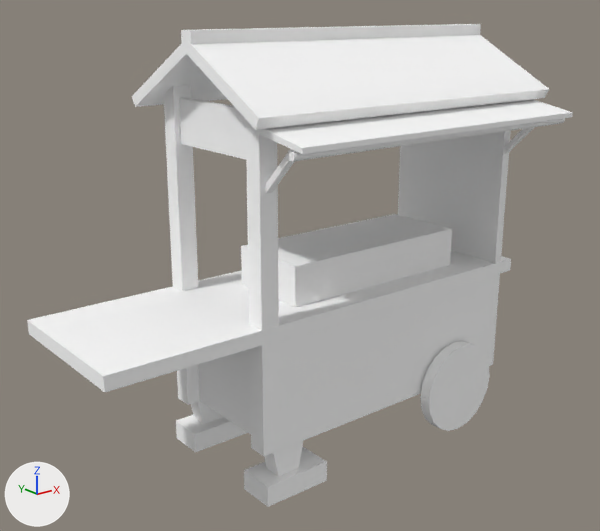
An edit to the glTF model Data/Models/Oden_Title_Stage/Oden_Title_Yatai.gltf, drawn before and after from the same camera.
One viewpoint serves both versions: a camera (50 mm lens) standing at (-55.7, -61.9, 44.2) and looking at (-7.4, -1.6, 20.1). The lights are fixed; the arrows at lower left show +X, +Y and +Z. The picture after the commit comes second. Where no turn or scale is listed for an object, it has been applied to the vertices.

Before the edit, the objects in view are built like this:
```python
ob_pcube1 = bpy.data.objects.new('pCube1', me_mesh_11)
ob_pcube1.location = (0.0, 0.0, 20.0)
ob_pcube2 = bpy.data.objects.new('pCube2', me_mesh_6)
ob_pcube2.location = (0.0, 0.0, 34.13)
ob_pcube3 = bpy.data.objects.new('pCube3', me_mesh_4)
ob_pcube3.location = (0.0, 0.0, 8.54)
ob_pcube4 = bpy.data.objects.new('pCube4', me_mesh_9)
ob_pcube4.location = (0.0, 0.0, 9.89)
ob_pcube5 = bpy.data.objects.new('pCube5', me_mesh_0)
ob_pcube5.location = (-12.92, -6.27, 1.73)
ob_pcube7 = bpy.data.objects.new('pCube7', me_mesh_8)
ob_pcube7.location = (0.0, -0.57, 19.4)
ob_pcube8 = bpy.data.objects.new('pCube8', me_mesh_12)
ob_pcube8.location = (0.0, 0.0, 41.58)
ob_pcube9 = bpy.data.objects.new('pCube9', me_mesh_5)
ob_pcube9.location = (0.0, -15.73, 34.88)
ob_pcylinder1 = bpy.data.objects.new('pCylinder1', me_mesh_2)
ob_pcylinder1.location = (8.67, -8.76, 5.49)
# also in view: 'pCube6' at (-13.5, 0.0, 3.7); 'pCube11' at (-15.6, 0.0, 33.9); 'pCylinder2' at (0.0, -12.7, 33.3); 'pCube10' at (0.0, -9.5, 31.7)
```
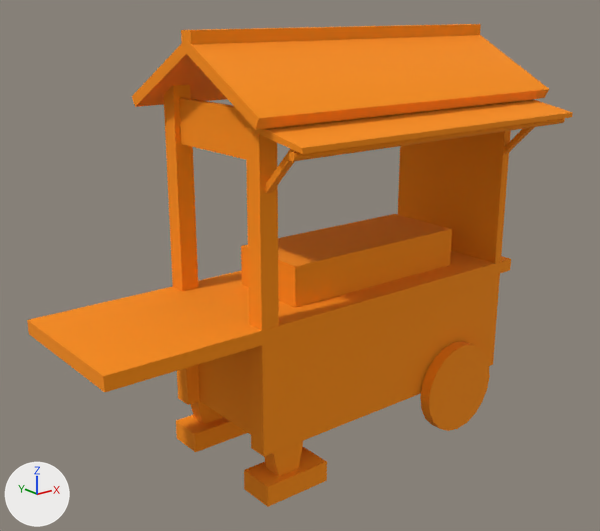
Changed parts and their boxes [x1, y1, x2, y2] in the pictures (600 x 531 px):
'pCube2', recoloured (white to orange): [132, 35, 549, 130] in both
'pCube1', recoloured (white to orange): [164, 84, 511, 456] in both
'pCube4', recoloured (white to orange): [27, 251, 511, 392] in both
'pCube3', recoloured (white to orange): [198, 275, 494, 450] in both
'pCube7', recoloured (white to orange): [241, 214, 452, 308] in both
'pCube9', recoloured (white to orange): [250, 99, 573, 154] in both
'pCylinder1', recoloured (white to orange): [420, 341, 490, 431] in both
'pCube5', recoloured (white to orange): [176, 415, 327, 507] in both
'pCube8', recoloured (white to orange): [181, 24, 481, 44] in both
'pCube11', recoloured (white to orange): [179, 98, 246, 159] in both
'pCylinder2', recoloured: [289, 118, 565, 162] in both
'pCube6', recoloured: [191, 401, 303, 477] in both
'pCube10', recoloured: [265, 127, 535, 194] in both

What changed in the scene script:
```text
Change mat_standardsurface1:
    mat_standardsurface1.base_color: (1.0, 1.0, 1.0) -> (1.0, 0.278, 0.0)  # white #ffffff -> orange #ff9000
```
